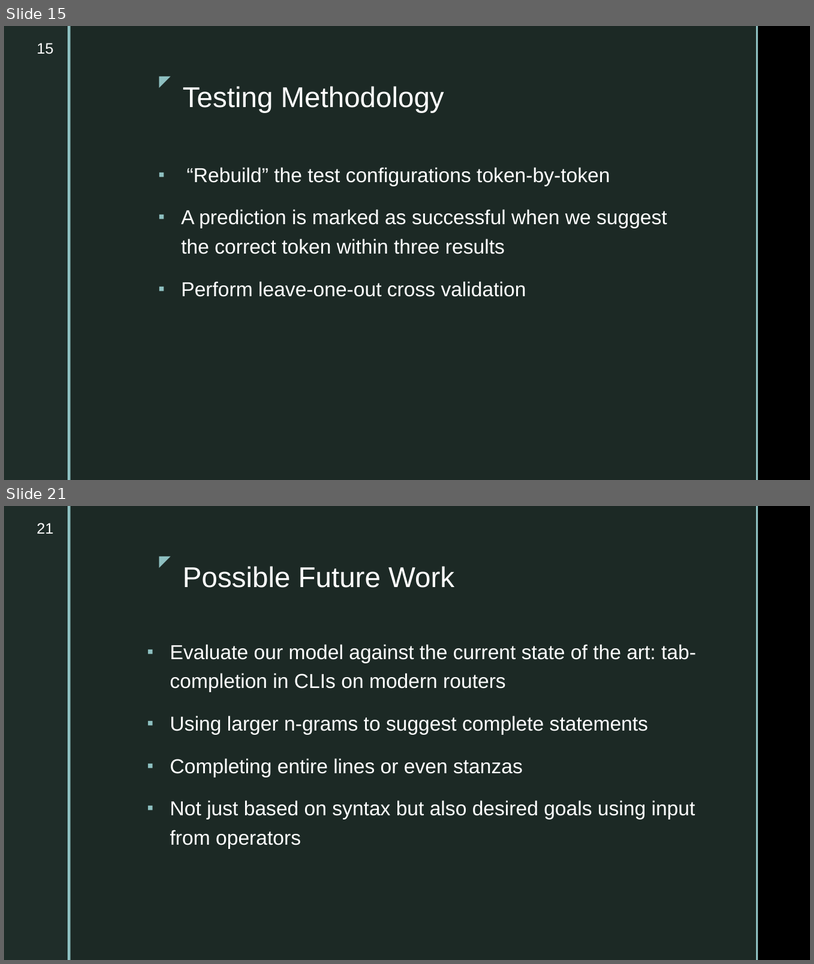
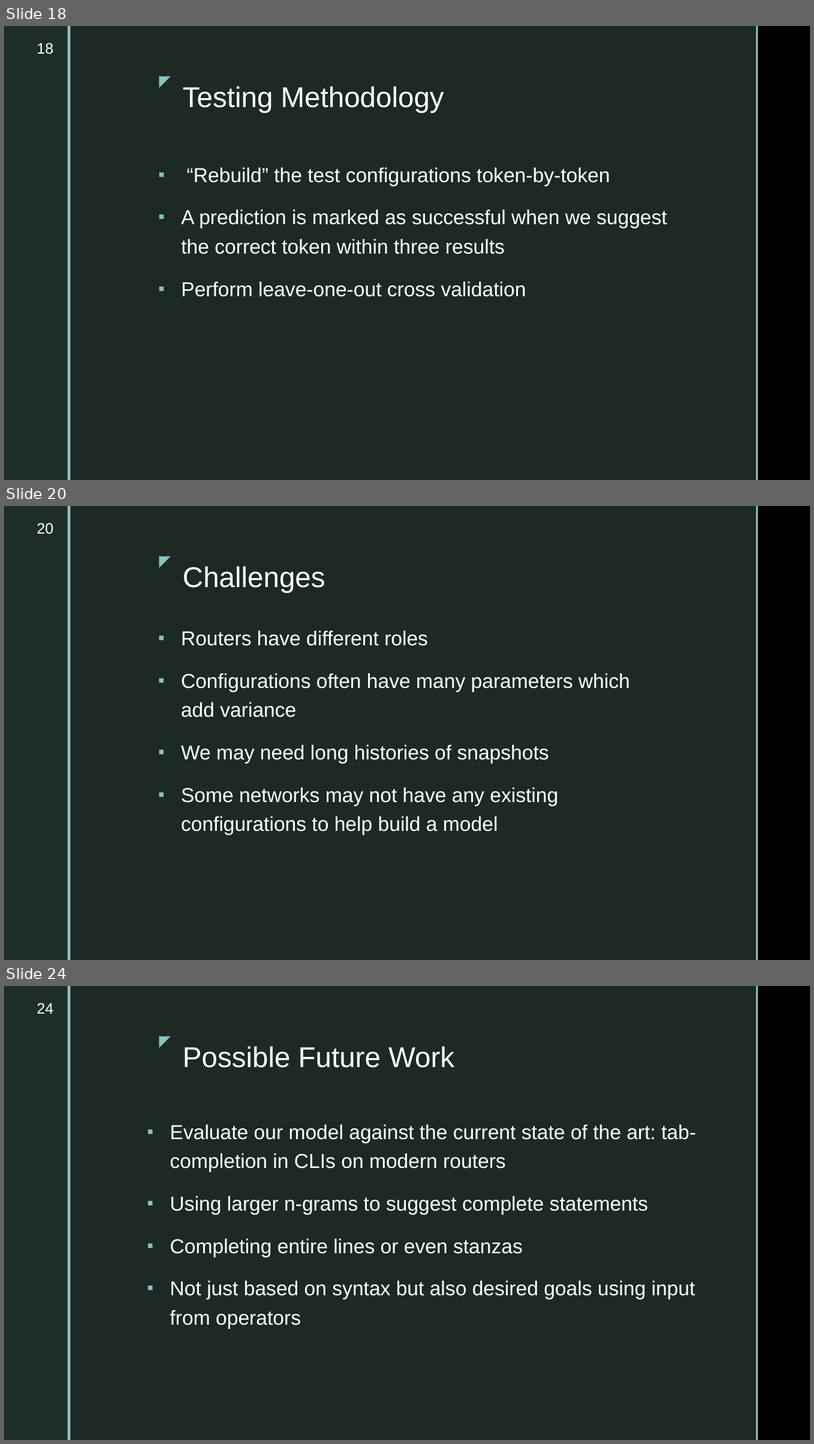
Before and after one commit to ahsanMah/config-completion, a slide deck: Final Presentation.pptx. Shown one above the other, each under a label of ours: slides 15 and 21 before the commit, slides 18, 20 and 24 after it; the slides between them are not shown. The pictures are 814x964 and 814x1444 pixels, drawn with LibreOffice and Linux fonts; fonts in the diff are those of the drawing; background and template pictures are left out. Boxes give left, top, right and bottom in pixels: in the first picture for what was removed or moved away, otherwise in the second. Text is boxed around its words. In the diff, an @@ line names an element or a change of style, - is before the commit and + after.

```diff
--- a/Final Presentation.pptx
+++ b/Final Presentation.pptx
@@ slide 20 added at bbox=[4, 506, 810, 960], background picture (left out); not listed: 5 template elements that a slide beside it also shows @@
@@ page number added at bbox=[37, 523, 54, 534], 18 pt, text #FFFFFF @@
+20
@@ title added at bbox=[183, 566, 326, 592], 34 pt, text #FFFFFF @@
+Challenges
@@ text added at bbox=[181, 630, 630, 835], 24 pt, text #FFFFFF @@
+▪ Routers have different roles
+▪ Configurations often have many parameters which add variance
+▪ We may need long histories of snapshots
+▪ Some networks may not have any existing configurations to help build a model
@@ what was slide 15 is now slide 18 @@
@@ page number at bbox=[37, 43, 54, 54]: text changed @@
-15
+18
@@ what was slide 21 is now slide 24 @@
@@ page number at bbox=[37, 1003, 54, 1014]: text changed @@
-21
+24
```
Also in this commit, not shown: 7 slides changed, 5 other slides added, 3 slides removed.
